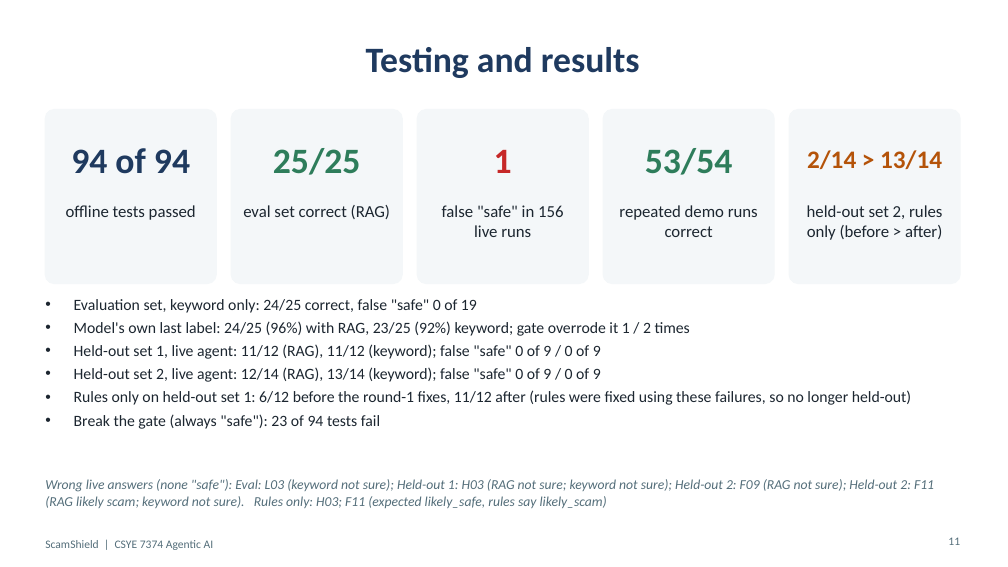
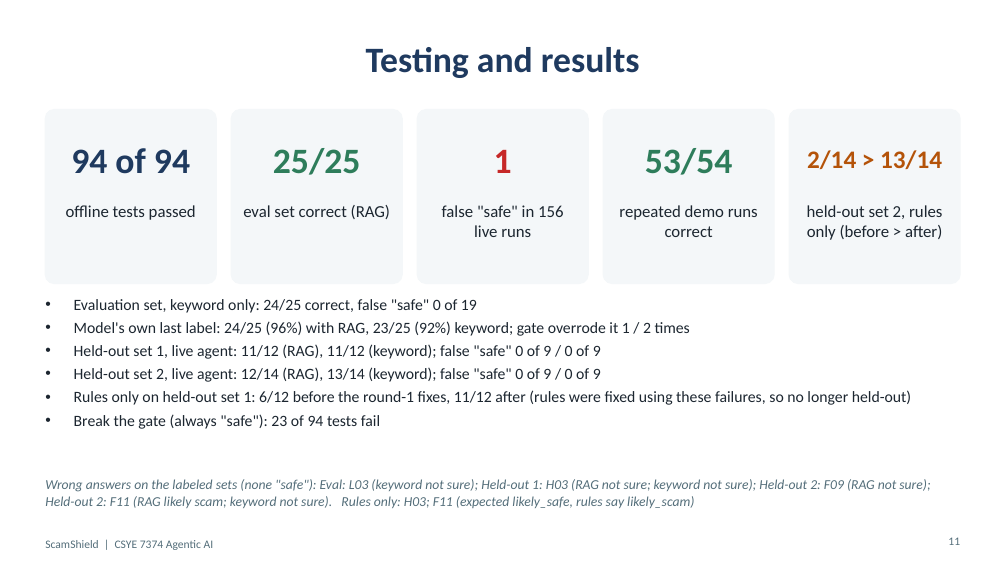
Before and after one commit to ARUNAS95/ScamShield, a slide deck: slide 11 of docs/ScamShield_Presentation.pptx. Drawn at 1008x567 pixels with LibreOffice and Linux fonts; fonts in the diff are those of the drawing. Boxes give left, top, right and bottom in pixels: in the first picture for what was removed or moved away, otherwise in the second. Text is boxed around its words. In the diff, an @@ line names an element or a change of style, - is before the commit and + after.

Commit message:
Final wording: guide_missing outcome, labeled-set errors on the results slide, demo wrap-up trace

```diff
--- a/docs/ScamShield_Presentation.pptx
+++ b/docs/ScamShield_Presentation.pptx
@@ text at box(45, 479, 930, 508): text changed @@
-Wrong live answers (none "safe"): Eval: L03 (keyword not sure); Held-out 1: H03 (RAG not sure; keyword not sure); Held-out 2: F09 (RAG not sure); Held-out 2: F11 (RAG likely scam; keyword not sure). Rules only: H03; F11 (expected likely_safe, rules say likely_scam)
+Wrong answers on the labeled sets (none "safe"): Eval: L03 (keyword not sure); Held-out 1: H03 (RAG not sure; keyword not sure); Held-out 2: F09 (RAG not sure); Held-out 2: F11 (RAG likely scam; keyword not sure). Rules only: H03; F11 (expected likely_safe, rules say likely_scam)
```
Also in this commit, not shown: 4 other files.
